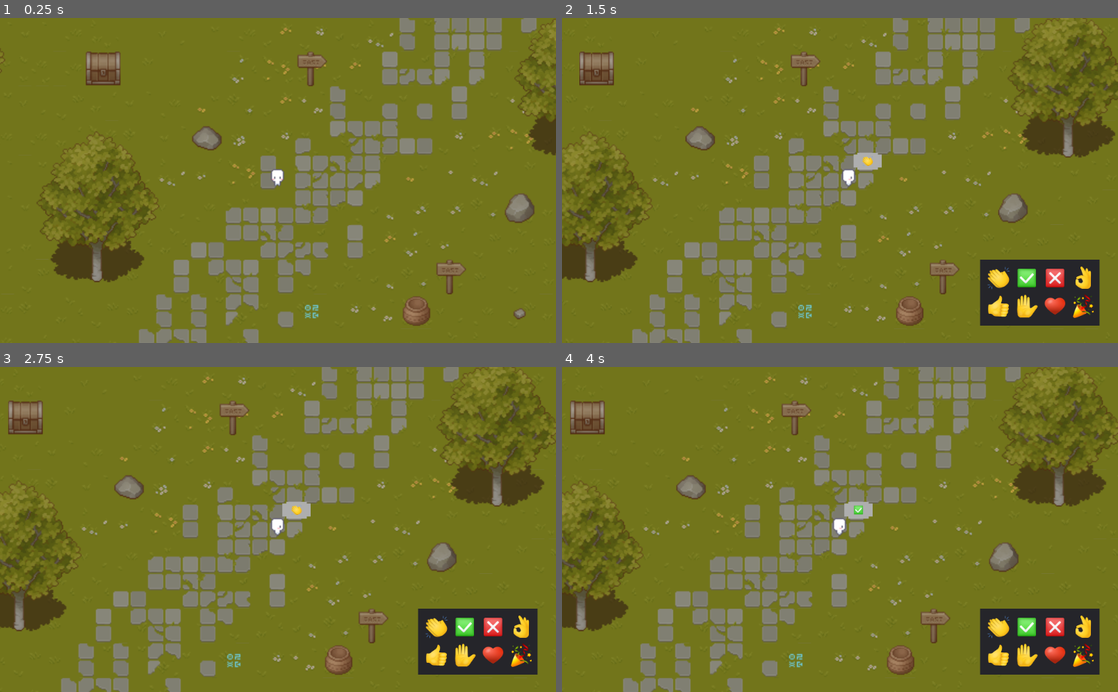
Above: before the commit, frames 1-4 (two rows, left to right).
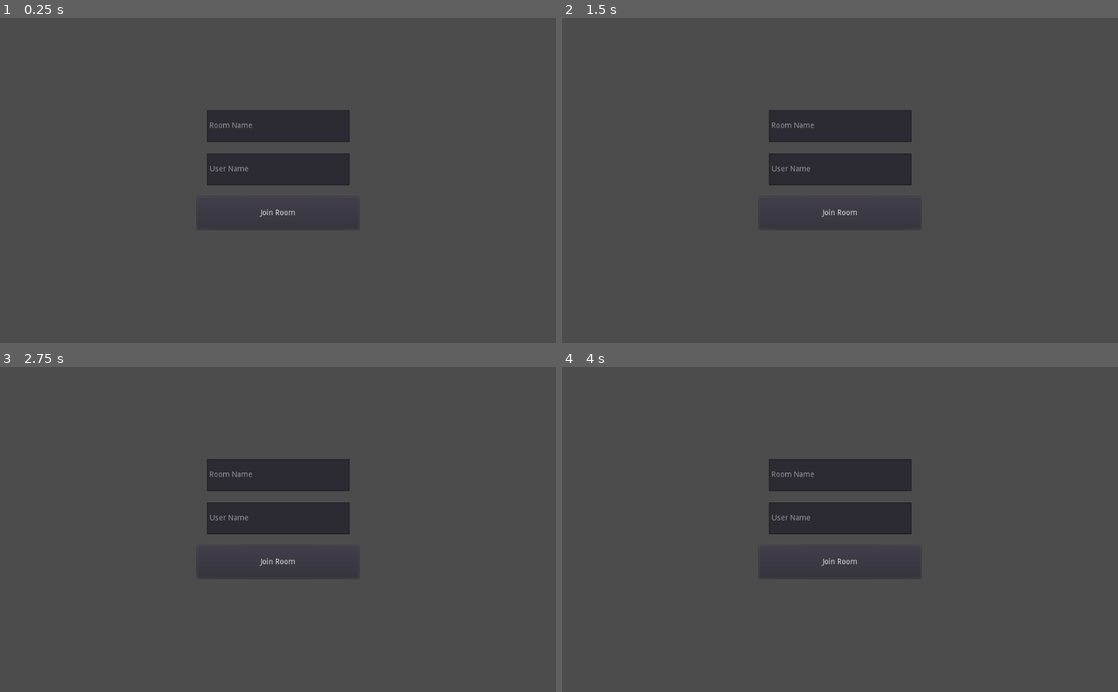
Above: after the commit, the same moments.

Repository: blink-blink/Calla-Chat-Reimplementation
Game: Godot game, scene res://Scenes/TitleScreen.tscn
The game is run twice, just before and just after one commit, with the same random seed, the same clock (stepped at 60 frames per second) and the same inputs. Before the commit the project starts from res://Scenes/Entrypoint.tscn.
Inputs (mouse positions are in pixels of both pictures, inside the frame that each line leads up to):
- Up to frame 1 (0.25 s): no input
- Up to frame 2 (1.5 s): tap Enter at 0.5 s; move the mouse to (962, 164) at 0.52 s; hold Right (right) 0.53-1.25 s; hold E (emote) 0.53-1.25 s; click (1001, 278) at 1.27 s
- Up to frame 3 (2.75 s): click (439, 627) at 2.02 s
- Up to frame 4 (4 s): click (1029, 627) at 2.77 s; click (1029, 627) at 3.52 s

The runs differ from the first frame. In frame 1, 100% of the frame differs, in the area x 0-100%, y 0-100%; in frame 2, 100%; in frame 3, 100%; in frame 4, 100%.

Commit message:
changed entrypoint to singleton, main scene now titlescreen

Diff:
--- a/Scenes/Entrypoint.tscn
+++ b/Scenes/Entrypoint.tscn
@@ -1,6 +1,6 @@
 [gd_scene load_steps=2 format=2]
 
-[ext_resource path="res://Scripts/Entrypoint.gd" type="Script" id=1]
+[ext_resource path="res://Scripts/Multiplayer.gd" type="Script" id=1]
 
 [node name="Entrypoint" type="Node"]
 script = ExtResource( 1 )
--- a/Scripts/Entrypoint.gd
+++ b/Scripts/Multiplayer.gd
@@ -7,9 +7,7 @@
 var serverPort = 22552
 
 func _ready():
-	var map_class = Resources.maps["Map1"]
-	var map_object = map_class.instance()
-	self.add_child(map_object)
+	pass
 
 func start_client():
 	var peer = NetworkedMultiplayerENet.new()
--- a/Scripts/Resources.gd
+++ b/Scripts/Resources.gd
@@ -2,7 +2,7 @@
 extends Node
 
 var emotes = {}
-var maps = {}
+var scenes = {}
 var nodes = {}
 
 func _ready():
@@ -14,5 +14,6 @@
 	emotes["party"] = preload("res://Assets/UI/Emotes/party.png")
 	emotes["raise"] = preload("res://Assets/UI/Emotes/raise.png")
 	emotes["thumbsup"] = preload("res://Assets/UI/Emotes/thumbsup.png")
-	maps["Map1"] = preload("res://Scenes/Map1.tscn")
+	scenes["map1"] = preload("res://Scenes/Map1.tscn")
+	scenes["titlescreen"] = preload("res://Scenes/TitleScreen.tscn")
 	nodes["ControlledPlayer"] = preload("res://Scenes/ControlledPlayer.tscn")
--- a/project.godot
+++ b/project.godot
@@ -11,12 +11,13 @@
 [application]
 
 config/name="Calla Reimplementation"
-run/main_scene="res://Scenes/Entrypoint.tscn"
+run/main_scene="res://Scenes/TitleScreen.tscn"
 config/icon="res://icon.png"
 
 [autoload]
 
 Resources="*res://Scripts/Resources.gd"
+Multiplayer="*res://Scripts/Multiplayer.gd"
 
 [input]
 
